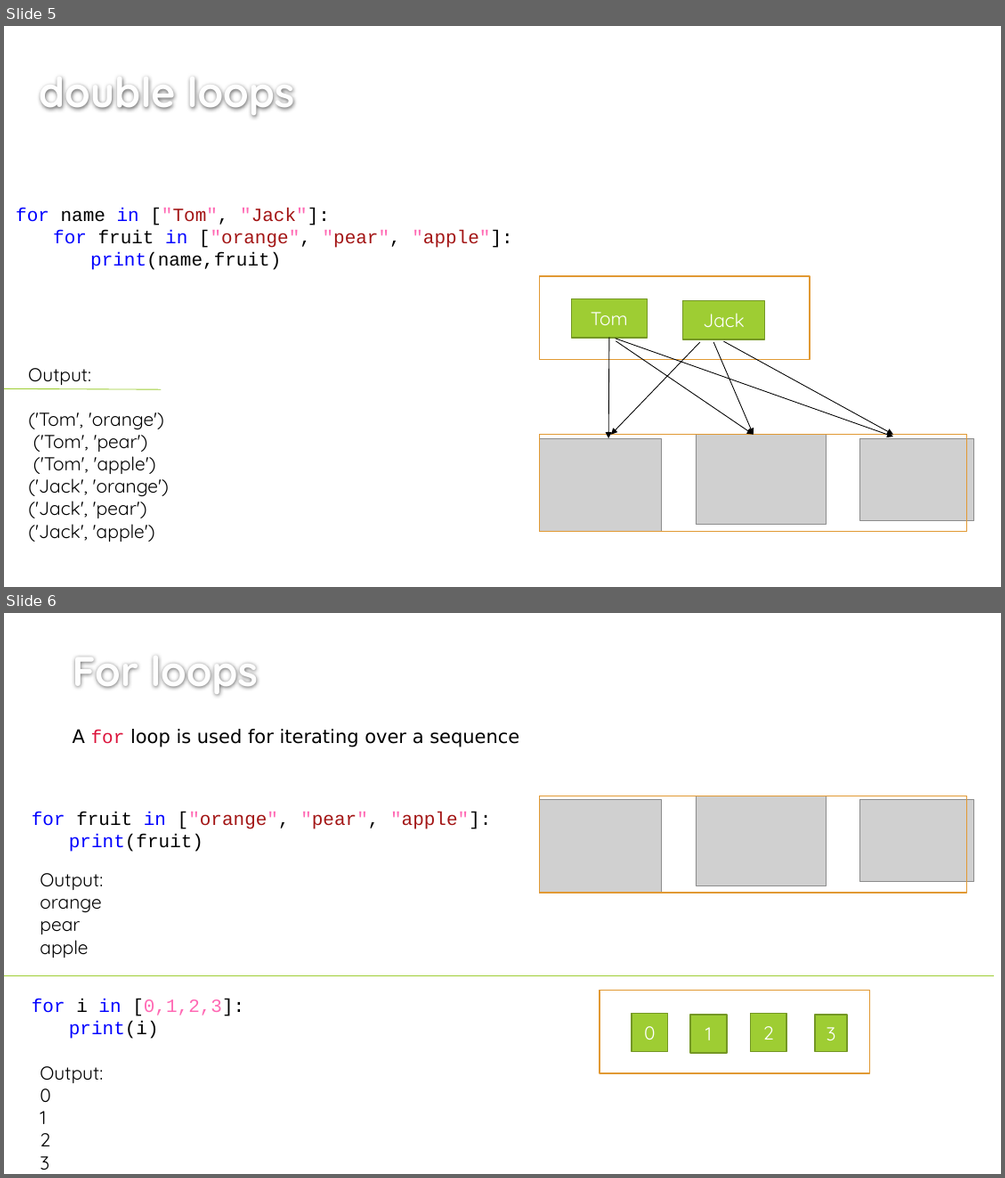
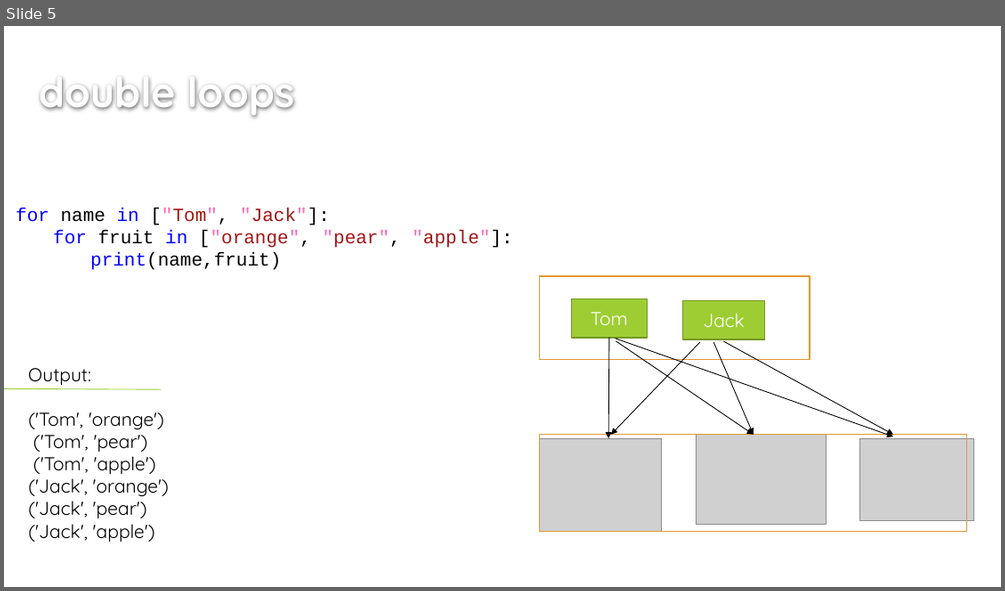
Before and after one commit to bigbrainacademy/python4kids, a slide deck: lec04/4.pptx. Shown one above the other, each under a label of ours: slides 5 and 6 before the commit, slide 5 after it. The pictures are 1005x1178 and 1005x591 pixels, drawn with LibreOffice and Linux fonts; fonts in the diff are those of the drawing; grey boxes stand for pictures; background and template pictures are left out. Boxes give left, top, right and bottom in pixels: in the first picture for what was removed or moved away, otherwise in the second. Text is boxed around its words. In the diff, an @@ line names an element or a change of style, - is before the commit and + after.

Commit message:
updates

```diff
--- a/lec04/4.pptx
+++ b/lec04/4.pptx
@@ slide 6 removed at [4, 613, 1001, 1174], background #FFFFFF @@
@@ title removed at [73, 657, 258, 696] @@
-For loops
@@ text removed at [73, 729, 519, 747] @@
-A for loop is used for iterating over a sequence
@@ rectangle removed at [540, 795, 967, 892] @@
@@ picture removed at [696, 795, 825, 885] @@
@@ text removed at [32, 811, 491, 852] @@
-for fruit in ["orange", "pear", "apple"]:
-print(fruit)
@@ picture removed at [540, 800, 662, 892] @@
@@ picture removed at [860, 800, 975, 882] @@
@@ text removed at [40, 873, 103, 957] @@
-Output:
-orange
-pear
-apple
@@ line removed from (4, 976) to (994, 976) @@
@@ text removed at [32, 998, 244, 1038] @@
-for i in [0,1,2,3]:
-print(i)
@@ group removed at [600, 989, 870, 1073]: 5 rectangles @@
-0
-1
-2
-3
@@ text removed at [40, 1066, 103, 1170] @@
-Output:
-0
-1
-2
-3
```
